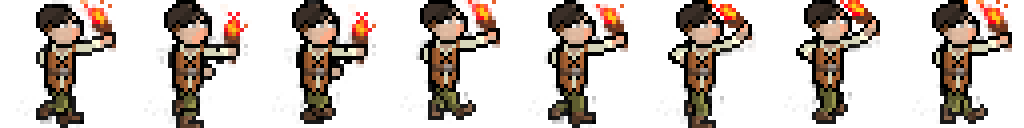
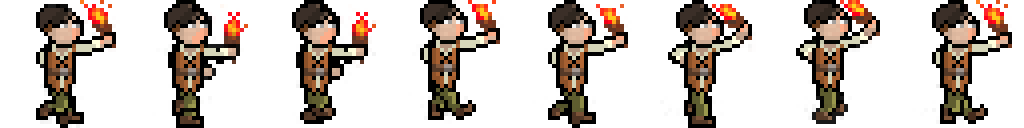
Revision of a layered 1024x128 image; what changed, layer by layer:
renamed "Frame81" to "Frame8", painted on it over [912, 0, 1012, 124]
renamed "Frame71" to "Frame7", painted on it over [784, 0, 880, 120]
renamed "Frame61" to "Frame6", painted on it over [656, 0, 756, 128]
renamed "Frame51" to "Frame5", painted on it over [528, 0, 628, 128]
renamed "Frame41" to "Frame4", painted on it over [400, 0, 500, 120]
renamed "Frame31" to "Frame3", painted on it over [272, 0, 376, 124]
renamed "Frame21" to "Frame2", painted on it over [144, 0, 252, 128]
renamed "Frame11" to "Frame1", painted on it over [16, 0, 116, 128]
